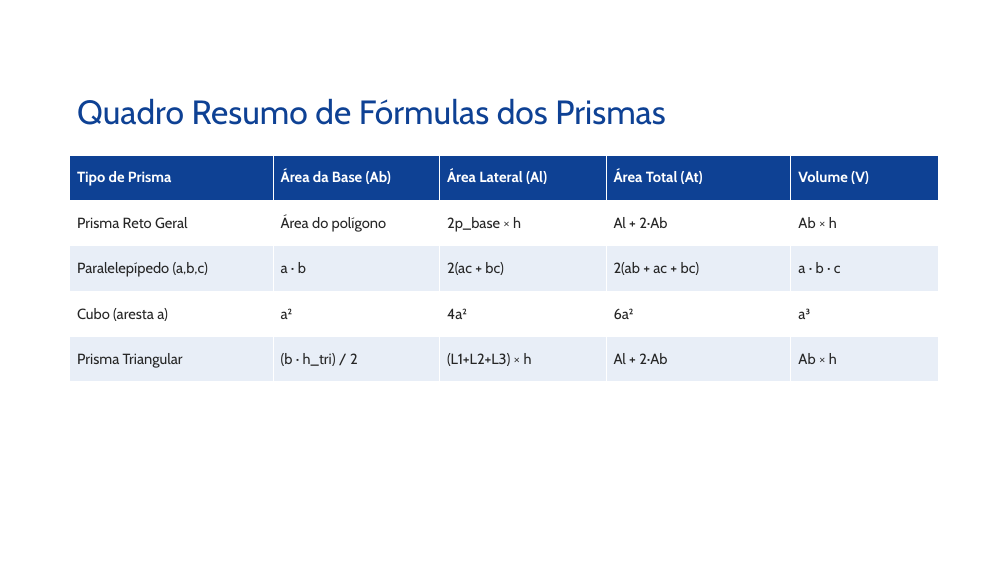
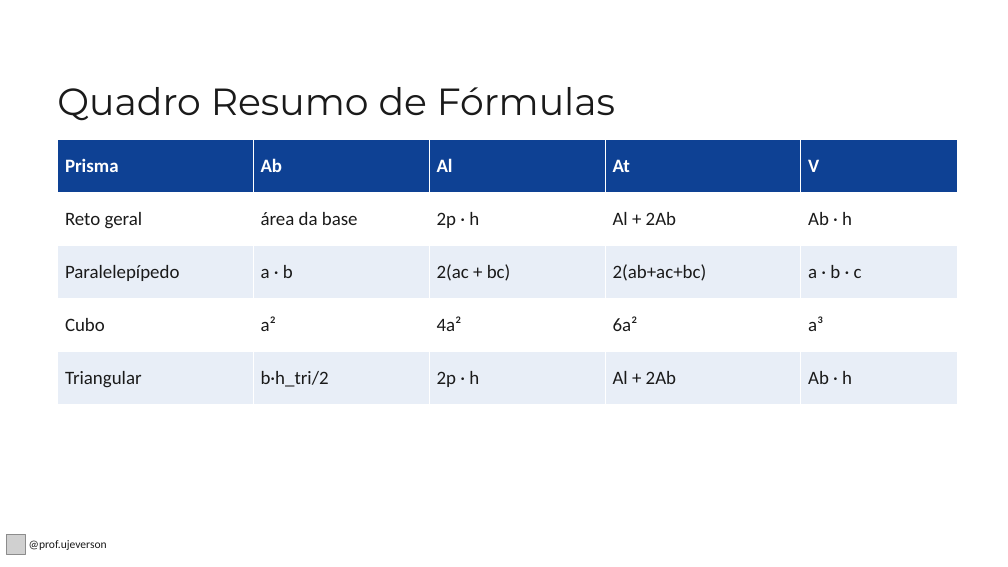
Before and after one commit to Ujeverson/uaippt, a slide deck: slide 32 of Prismas_Area_e_Volume_9Ano.pptx. Drawn at 1008x567 pixels with LibreOffice and Linux fonts; fonts in the diff are those of the drawing; grey boxes stand for pictures; background and template pictures are left out. Boxes give left, top, right and bottom in pixels: in the first picture for what was removed or moved away, otherwise in the second. Text is boxed around its words. In the diff, an @@ line names an element or a change of style, - is before the commit and + after.

```diff
--- a/Prismas_Area_e_Volume_9Ano.pptx
+++ b/Prismas_Area_e_Volume_9Ano.pptx
@@ title at bbox=[57, 87, 615, 121]: text changed; size 32 to 36 pt; font Cabin to Montserrat; text colour #0E4194 to #1A1A1A @@
-Quadro Resumo de Fórmulas dos Prismas
+Quadro Resumo de Fórmulas
@@ table at bbox=[57, 140, 958, 405] @@
-row 1: Tipo de Prisma | Área da Base (Ab) | Área Lateral (Al) | Área Total (At) | Volume (V)
+row 1: Prisma | Ab | Al | At | V
-row 2: Prisma Reto Geral | Área do polígono | 2p_base × h | Al + 2·Ab | Ab × h
+row 2: Reto geral | área da base | 2p · h | Al + 2Ab | Ab · h
-row 3, column 1: Paralelepípedo (a,b,c)
+row 3, column 1: Paralelepípedo
-row 3, column 4: 2(ab + ac + bc)
+row 3, column 4: 2(ab+ac+bc)
-row 4, column 1: Cubo (aresta a)
+row 4, column 1: Cubo
-row 5: Prisma Triangular | (b · h_tri) / 2 | (L1+L2+L3) × h | Al + 2·Ab | Ab × h
+row 5: Triangular | b·h_tri/2 | 2p · h | Al + 2Ab | Ab · h
@@ size 14 to 18 pt, font Cabin to Calibri, text colour #262626 to #1A1A1A in "a · b", "2(ac + bc)", "a · b · c", "a²" and 3 more places @@
@@ table: place and size @@
-table at bbox=[70, 155, 939, 382]
+table at bbox=[57, 140, 958, 405]
@@ picture added at bbox=[6, 535, 26, 554] @@
@@ text added at bbox=[29, 540, 107, 550], 11 pt, text #1A1A1A @@
+@prof.ujeverson
```
Also in this commit, not shown: 30 other slides changed, 2 slides added, 2 slides removed, 10 other files.
